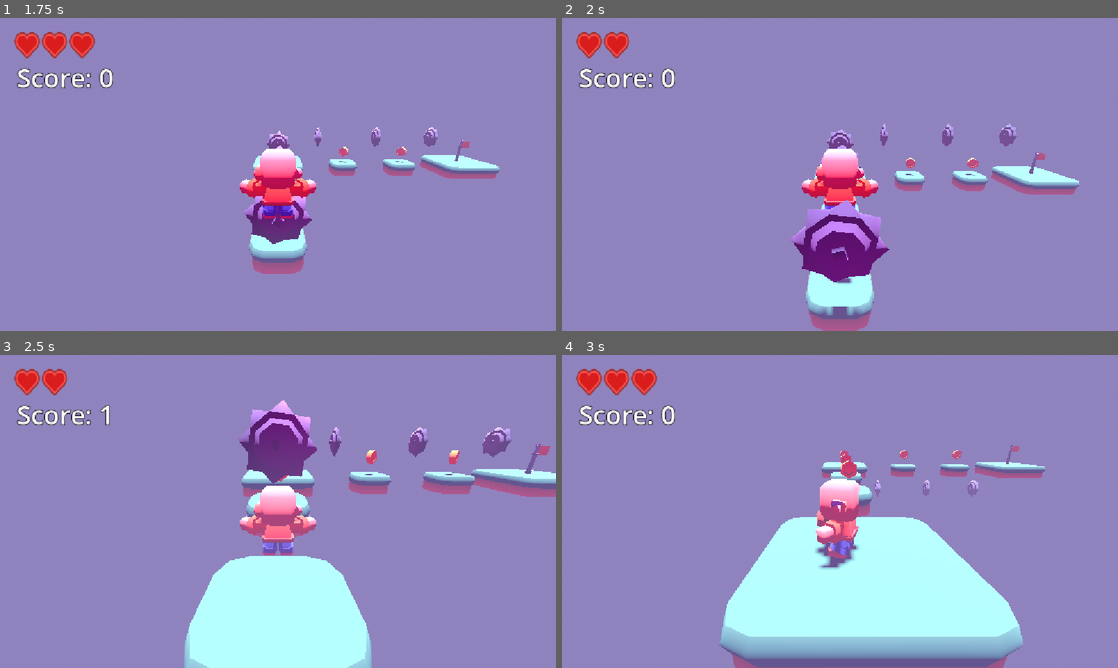
Above: before the commit, frames 1-4 (two rows, left to right).
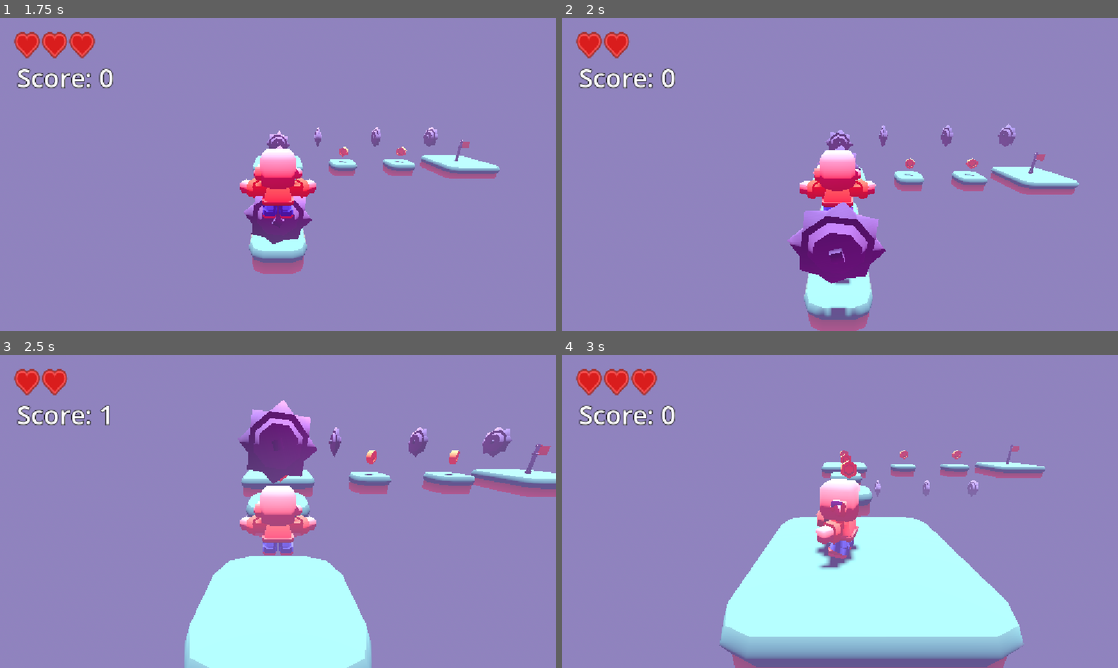
Above: after the commit, the same moments.

Repository: smolsenbiller/godot_projects
Game: Godot game, scene res://scenes/menu.tscn
Same seed, same stepped clock (60 frames per second), same inputs: the game is played once before the commit and once after it.
Inputs:
- Up to frame 1 (1.75 s): click "Play" at 0.5 s; hold W (move_forward) from 1.28 s (still down); tap Space (jump) at 1.52 s
- Up to frame 2 (2 s): keep holding W (move_forward)
- Up to frame 3 (2.5 s): keep holding W (move_forward); tap Space (jump) at 2.27 s
- Up to frame 4 (3 s): release W (move_forward) at 2.78 s; hold A (move_left) from 2.78 s (still down)

Frame 1 is identical in both runs. In frame 2, 2.0% of the frame differs, in the area x 40-94%, y 33-100%; in frame 3, less than 0.1%; in frame 4, nothing differs.

Commit message:
Added screen shake on damage for the 3d platformer.

Diff:
--- a/3d-platformer/scenes/player.tscn
+++ b/3d-platformer/scenes/player.tscn
@@ -5,6 +5,7 @@
 [ext_resource type="Script" uid="uid://bb04ryrust1bi" path="res://scripts/player_visual.gd" id="3_qhqgy"]
 [ext_resource type="Texture2D" uid="uid://b4ejthuv2gg0" path="res://Sprites/hud_heartFull.png" id="4_dqkch"]
 [ext_resource type="Script" uid="uid://ctxlyadk1a6if" path="res://scripts/player_ui.gd" id="4_qlg0r"]
+[ext_resource type="Script" uid="uid://2obwq033j4fd" path="res://scripts/camera_shake.gd" id="4_tuyoq"]
 
 [sub_resource type="CapsuleShape3D" id="CapsuleShape3D_jyhfs"]
 radius = 0.1586914
@@ -29,6 +30,7 @@
 
 [node name="Camera3D" type="Camera3D" parent="." unique_id=262083896]
 transform = Transform3D(-1, 2.8750433e-08, -8.256e-08, 0, 0.94437635, 0.32886663, 8.742278e-08, 0.32886663, -0.94437635, 0, 1.0884585, -1.889719)
+script = ExtResource("4_tuyoq")
 
 [node name="CanvasLayer" type="CanvasLayer" parent="." unique_id=1305189637]
 script = ExtResource("4_qlg0r")
--- /dev/null
+++ b/3d-platformer/scripts/camera_shake.gd
@@ -0,0 +1,23 @@
+extends Camera3D
+
+var intensity : float = 0
+
+func _ready() -> void:
+	var player = get_parent()
+	player.OnTakeDamage.connect(_damage_shake)
+
+func _damage_shake(health: int):
+	intensity = 0.1
+
+
+func _process(delta: float) -> void:
+	if intensity > 0:
+		intensity = lerp(intensity, 0.0, delta * 10)
+		var offset : Vector2 = _get_random_offset()
+		h_offset = offset.x
+		v_offset = offset.y
+
+func _get_random_offset() -> Vector2:
+	var x = randf_range(-intensity, intensity)
+	var y = randf_range(-intensity, intensity)
+	return Vector2(x, y)
Not shown, added: 3d-platformer/scripts/camera_shake.gd.uid
